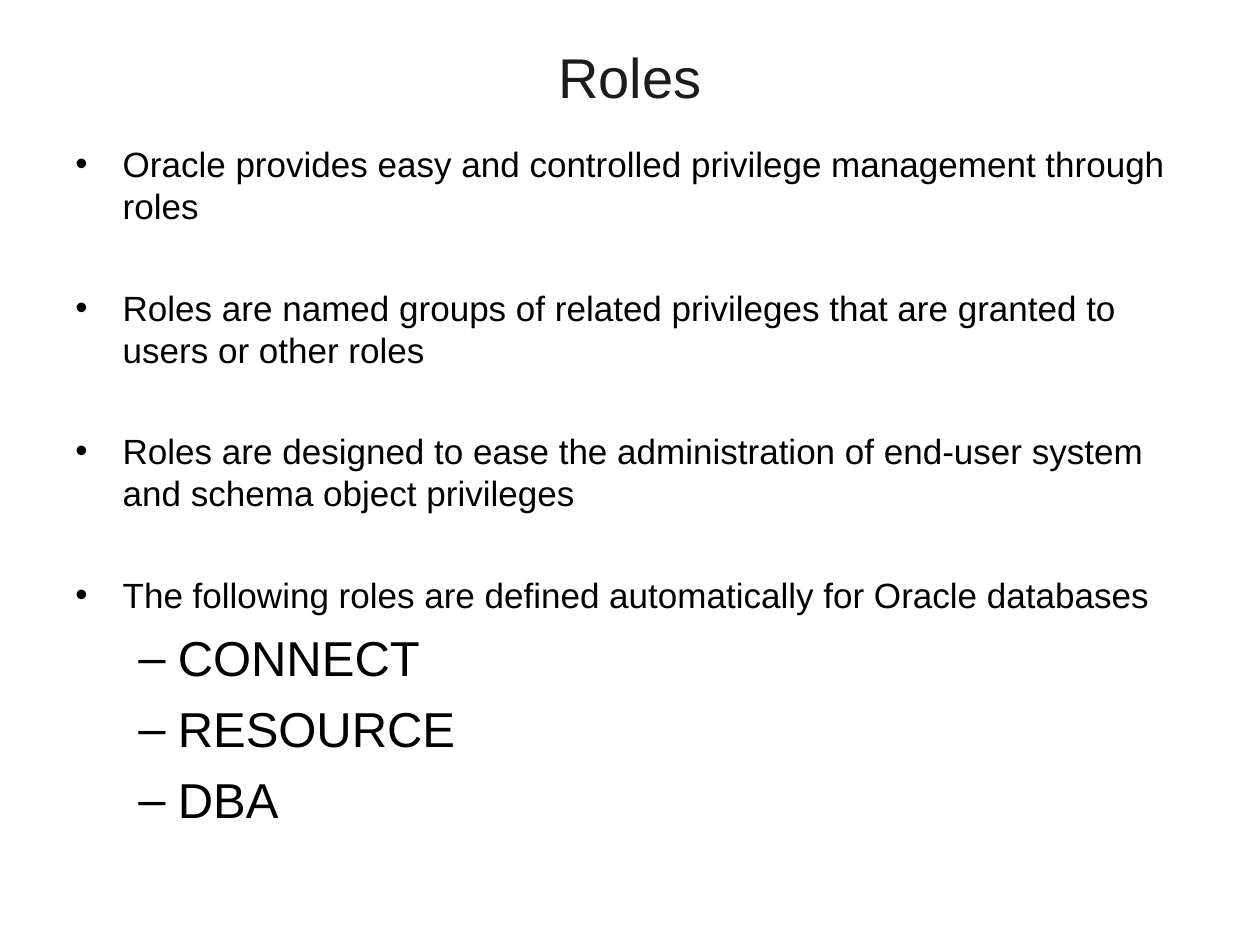
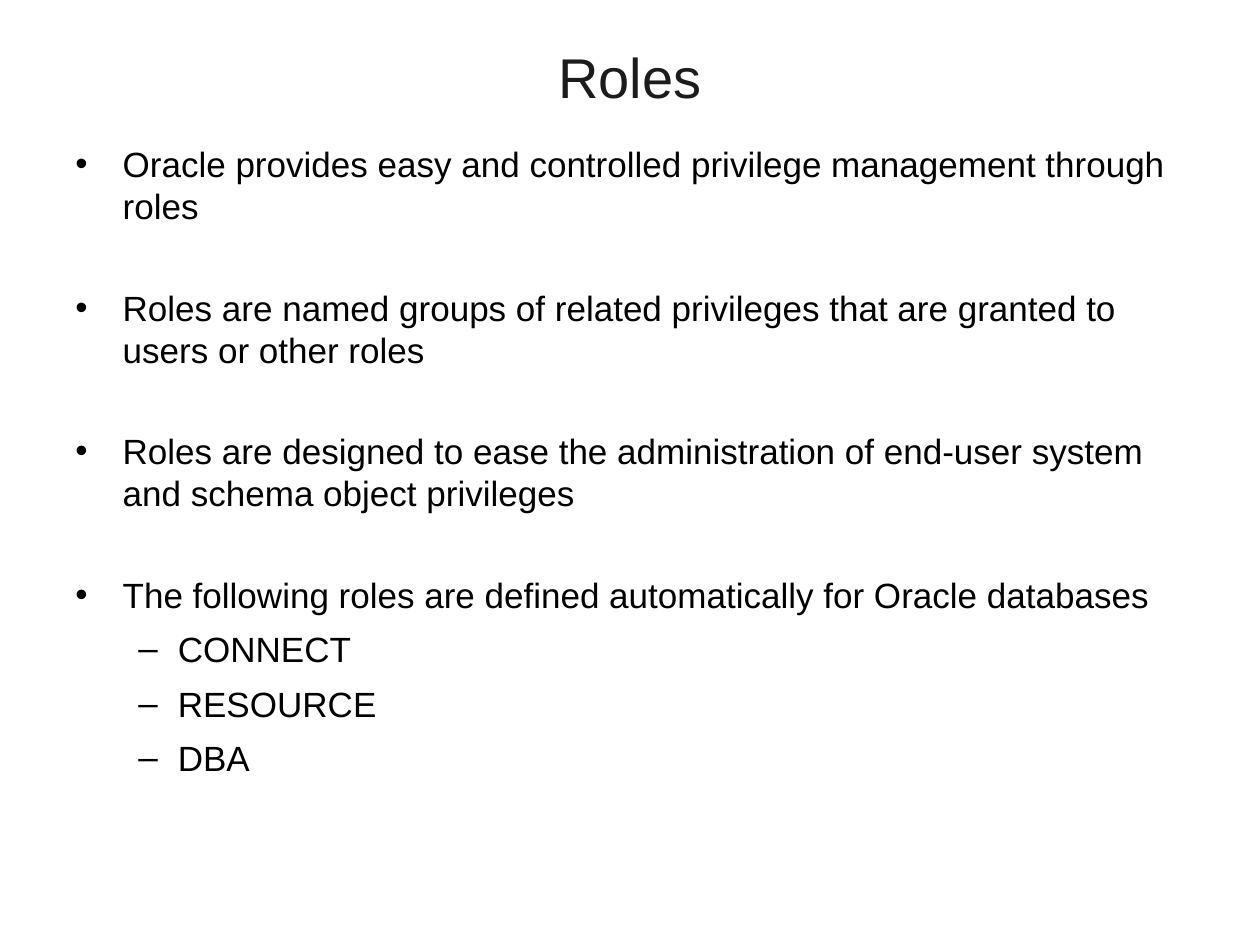
Before and after one commit to vatsanTraining/freshers_dec_2021, a slide deck: slide 18 of RDBMS_Module_2_Excella .ppt. Drawn at 1260x945 pixels with LibreOffice and Linux fonts; fonts in the diff are those of the drawing; background and template pictures are left out. Boxes give left, top, right and bottom in pixels: in the first picture for what was removed or moved away, otherwise in the second. Text is boxed around its words. In the diff, an @@ line names an element or a change of style, - is before the commit and + after.

```diff
--- a/RDBMS_Module_2_Excella .ppt
+++ b/RDBMS_Module_2_Excella .ppt
@@ text at box(178, 637, 377, 771): size 28 to 20 pt in "CONNECT", "RESOURCE", "DBA" @@
```
Also in this commit, not shown: 2 other slides changed.
